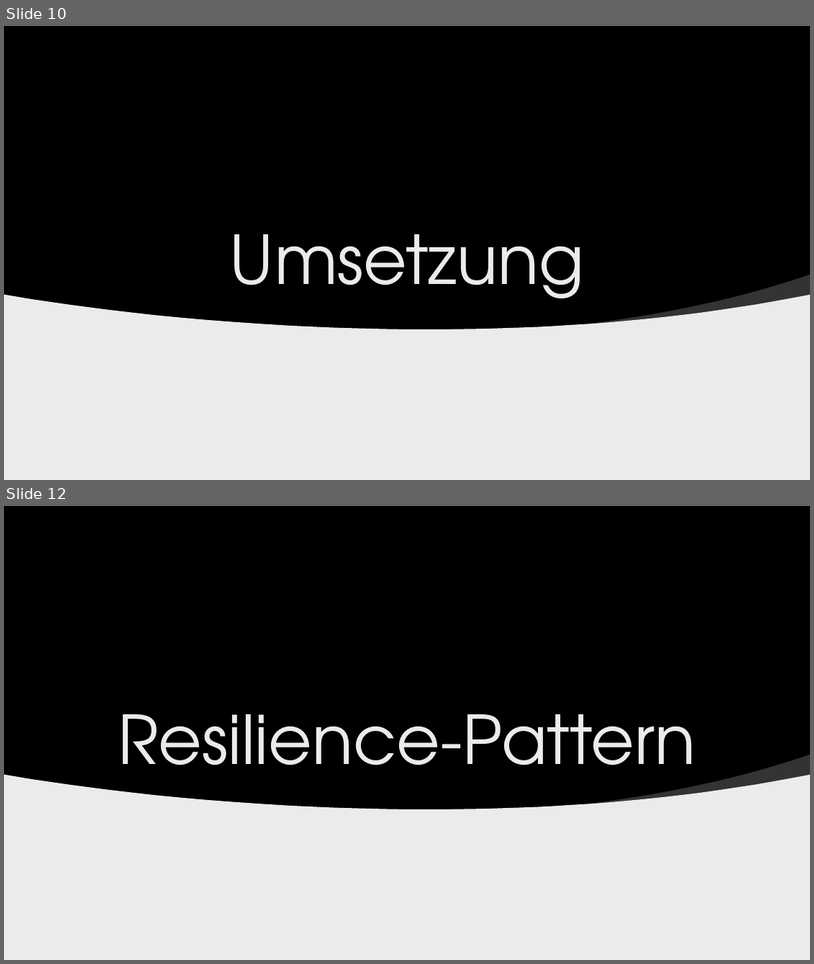
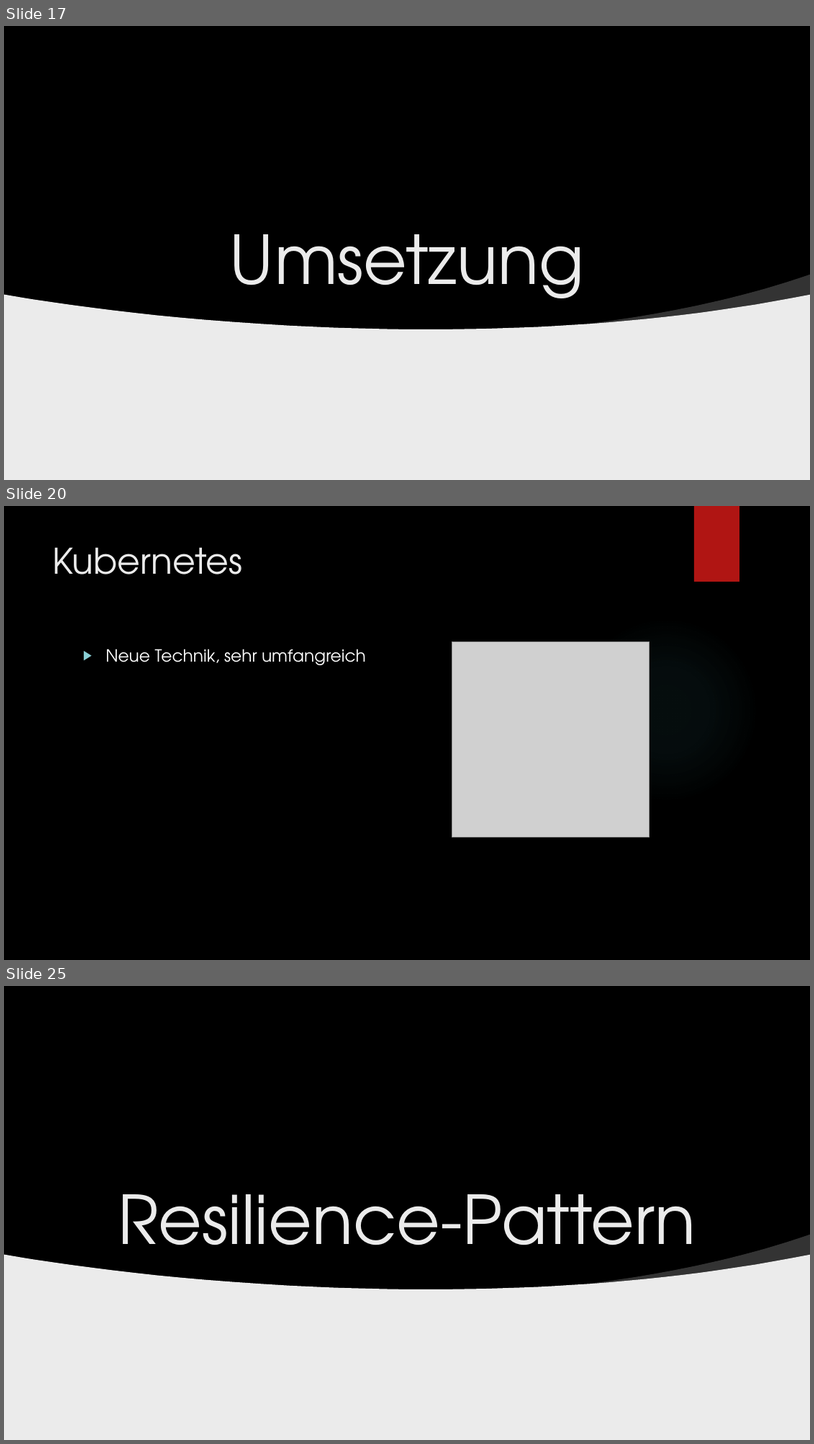
Before and after one commit to der10pm/gca, a slide deck: GCA_Abschlusspraesi_Szablewski_Linnenbaum.pptx. Shown one above the other, each under a label of ours: slides 10 and 12 before the commit, slides 17, 20 and 25 after it; the slides between them are not shown. The pictures are 814x964 and 814x1444 pixels, drawn with LibreOffice and Linux fonts; fonts in the diff are those of the drawing; grey boxes stand for pictures; background and template pictures are left out. Boxes give left, top, right and bottom in pixels: in the first picture for what was removed or moved away, otherwise in the second. Text is boxed around its words. In the diff, an @@ line names an element or a change of style, - is before the commit and + after.

```diff
--- a/GCA_Abschlusspraesi_Szablewski_Linnenbaum.pptx
+++ b/GCA_Abschlusspraesi_Szablewski_Linnenbaum.pptx
@@ slide 20 added at (x1=4, y1=506, x2=810, y2=960), background picture (left out) @@
@@ rectangle added at (x1=694, y1=506, x2=740, y2=582), fill #B01513 @@
@@ title added at (x1=53, y1=547, x2=243, y2=574), 42 pt, text #EBEBEB @@
+Kubernetes
@@ ellipse added at (x1=574, y1=617, x2=759, y2=803), fill gradient #50B9C1 @@
@@ text added at (x1=106, y1=649, x2=366, y2=665), 20 pt, text #FFFFFF @@
+▶ Neue Technik, sehr umfangreich
@@ picture added at (x1=453, y1=641, x2=650, y2=837) @@
@@ what was slide 10 is now slide 17 @@
@@ what was slide 12 is now slide 25 @@
```
Also in this commit, not shown: 6 slides changed, 15 other slides added, 5 slides removed.
